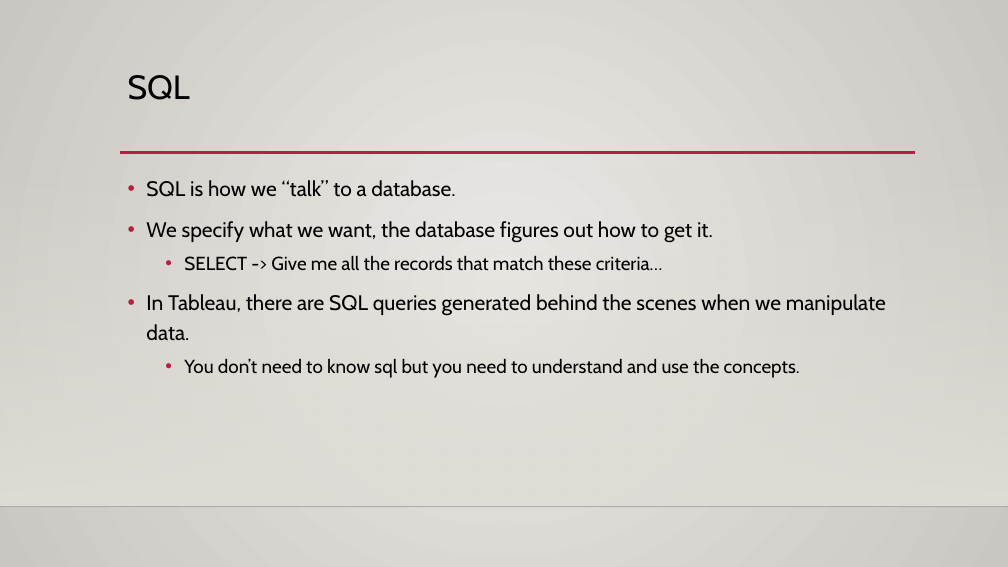
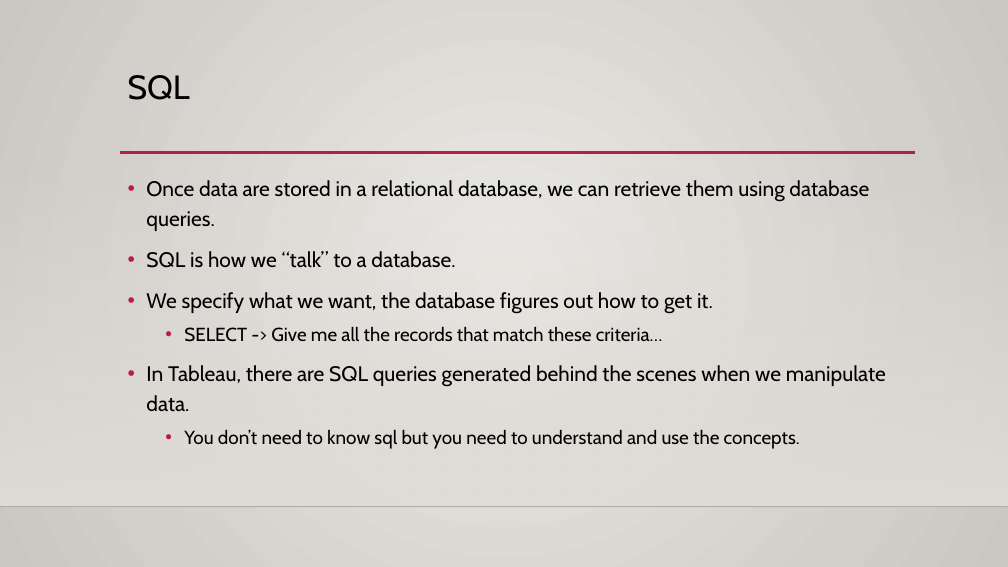
Before and after one commit to AkeemSemper/ml_datasets, a slide deck: slide 12 of slides/chapter_6_joins.pptx. Drawn at 1008x567 pixels with LibreOffice and Linux fonts; fonts in the diff are those of the drawing; background and template pictures are left out. Boxes give left, top, right and bottom in pixels: in the first picture for what was removed or moved away, otherwise in the second. Text is boxed around its words. In the diff, an @@ line names an element or a change of style, - is before the commit and + after.

```diff
--- a/slides/chapter_6_joins.pptx
+++ b/slides/chapter_6_joins.pptx
@@ text at (146,180,869,231): paragraph added @@
+• Once data are stored in a relational database, we can retrieve them using database queries.
```
Also in this commit, not shown: 2 other slides changed, 2 slides added, 1 slide removed.
